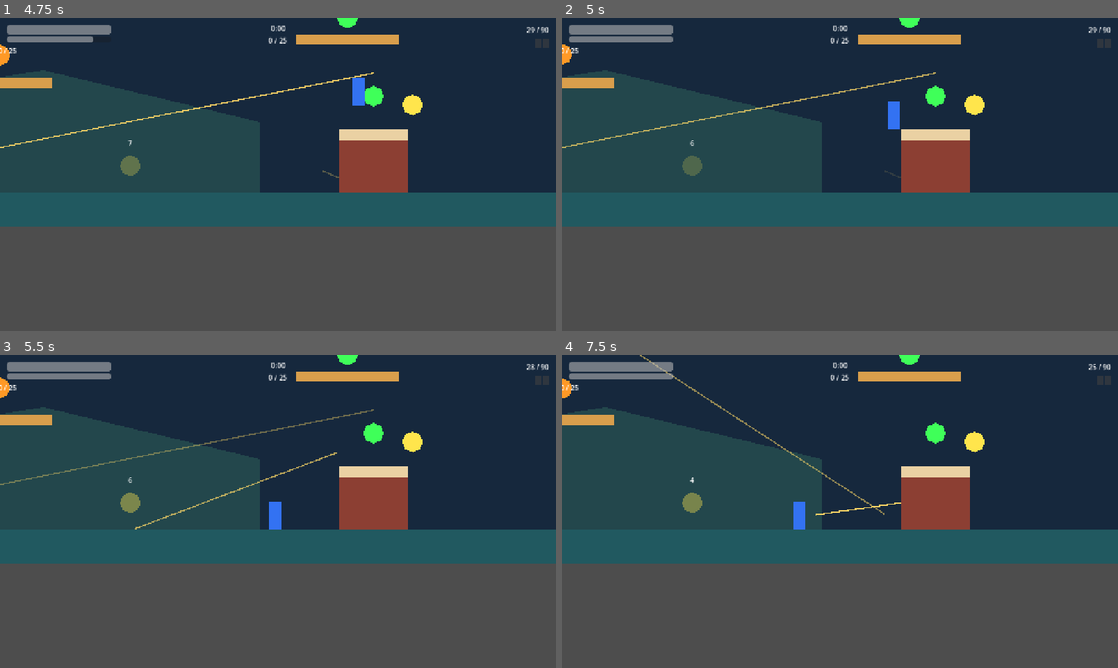
Above: before the commit, frames 1-4 (two rows, left to right).
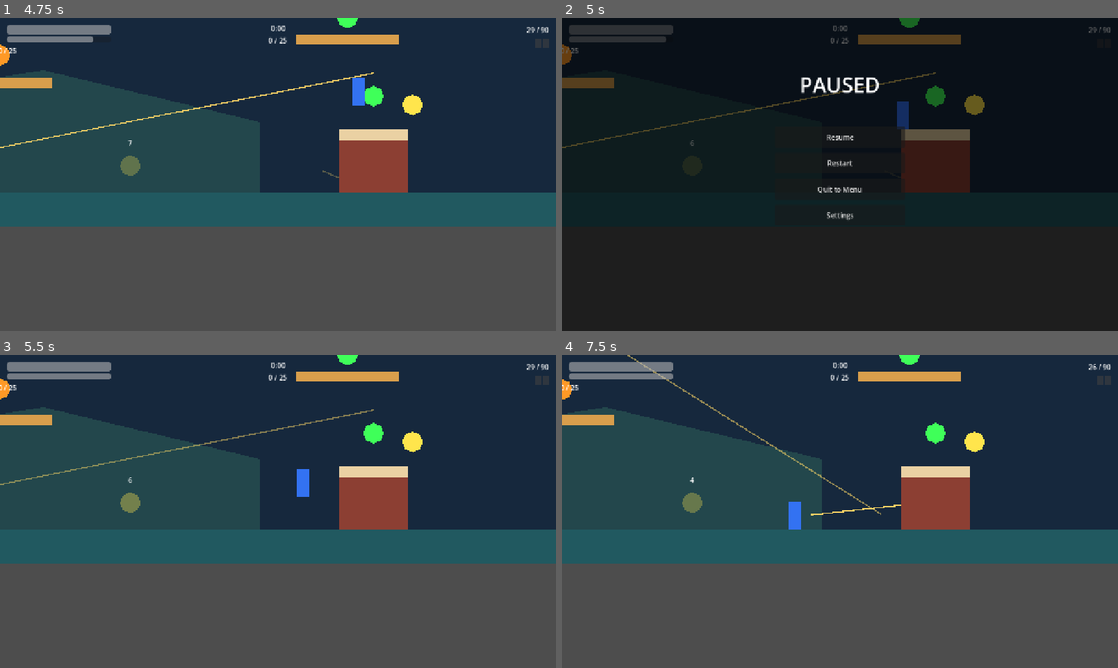
Above: after the commit, the same moments.

Repository: techafreshh/jetpack
Game: Godot game, scene res://scenes/match.tscn
Same seed, same stepped clock (60 frames per second), same inputs: the game is played once before the commit and once after it. This scene is started directly instead of the project's main scene.
Inputs (mouse positions are in pixels of both pictures, inside the frame that each line leads up to):
- Up to frame 1 (4.75 s): tap Enter at 0.5 s; move the mouse to (400, 158) at 0.52 s; press the mouse at (400, 158) at 0.53 s; hold D (move_right) 0.53-2.03 s; tap W at 0.77, 1.52, 3.02, 3.77, 4.52 s; tap G (throw_grenade) at 0.8, 1.35, 2.3, 3.8 s; move the mouse to (166, 190) at 1.27 s; release the mouse at (166, 190) at 1.28 s; click (166, 190) at 1.55 s; move the mouse to (333, 105) at 2.02 s; hold A (move_left) 2.03-2.78 s; hold S (crouch) 2.03-2.78 s; click (333, 105) at 2.17 s; move the mouse to (250, 237) at 2.77 s; hold D (move_right) 2.78-4.28 s; click (250, 237) at 2.85 s; move the mouse to (444, 221) at 3.52 s; hold Space (fly) 3.53-4.28 s; click (444, 221) at 3.67 s; tap R (reload) at 4.15 s; move the mouse to (111, 127) at 4.27 s; hold A (move_left) from 4.28 s (still down); tap 1 (slot_1) at 4.35 s; click (111, 127) at 4.55 s
- Up to frame 2 (5 s): keep holding A (move_left); tap Escape (ui_cancel) at 4.9 s
- Up to frame 3 (5.5 s): release A (move_left) at 5 s; click (278, 473) at 5 s, where only the run after the commit has a clickable "Resume"
- Up to frame 4 (7.5 s): move the mouse to (867, 511) at 5.77 s; hold D (move_right) 5.78-6.53 s; tap 2 (slot_2) at 5.85 s; click (867, 511) at 5.92 s; tap G (throw_grenade) at 6.05 s; move the mouse to (756, 433) at 6.52 s; hold A (move_left) from 6.53 s (still down); tap 3 (slot_3) at 6.6 s; tap W at 6.77 s; click (756, 433) at 6.8 s; move the mouse to (962, 495) at 7.27 s; tap 4 (slot_4) at 7.35 s; click (962, 495) at 7.42 s

Frame 1 is identical in both runs. In frame 2, 100% of the frame differs, in the area x 0-100%, y 0-100%; in frame 3, 0.6%; in frame 4, 0.7%.

Commit message:
Pause menu with hold-to-confirm restart and quit plus settings entry
- HoldButton (scripts/ui/hold_button.gd): Button subclass accumulating
  progress 0->1 over hold_time (1.0s) in _process, emitting confirmed once;
  short taps reset to 0. process_mode ALWAYS so holds fill while paused.
- Pause overlay (scenes/ui/pause.tscn + scripts/ui/pause.gd): CanvasLayer
  dim/title/Resume/Restart/Quit-to-Menu/Settings plus hidden SettingsPanel
  placeholder; Esc (ui_cancel or KEY_ESCAPE) toggles; restart drives
  MatchManager.rematch() then unpauses; quit unpauses and changes to
  main_menu.tscn; holds latch at 1.0 and reset on next open.
- Main menu (scenes/main_menu.tscn + scripts/ui/main_menu.gd): Title and
  Play button back to match.tscn; unpauses on ready.
- match.tscn seats Pause; match.gd _ready forces paused=false and hides Pause.
- tests/test_pause.gd: 66 headless checks (pause flag + visibility, 1.0s
  hold confirms and zeroes scores, 0.2s tap preserves kills, quit lands in
  main_menu.tscn unpaused, resume mutates nothing, match seating).

Diff:
--- /dev/null
+++ b/jetpack/scenes/main_menu.tscn
@@ -0,0 +1,36 @@
+[gd_scene load_steps=2 format=3]
+
+[ext_resource type="Script" path="res://scripts/ui/main_menu.gd" id="1"]
+
+[node name="MainMenu" type="Control"]
+anchors_preset = 15
+anchor_right = 1.0
+anchor_bottom = 1.0
+grow_horizontal = 2
+grow_vertical = 2
+script = ExtResource("1")
+
+[node name="Title" type="Label" parent="."]
+anchor_left = 0.5
+anchor_top = 0.3
+anchor_right = 0.5
+anchor_bottom = 0.3
+offset_left = -300.0
+offset_top = -40.0
+offset_right = 300.0
+offset_bottom = 40.0
+mouse_filter = 2
+theme_override_font_sizes/font_size = 56
+text = "JETPACK ARENA"
+horizontal_alignment = 1
+
+[node name="PlayButton" type="Button" parent="."]
+anchor_left = 0.5
+anchor_top = 0.55
+anchor_right = 0.5
+anchor_bottom = 0.55
+offset_left = -150.0
+offset_top = -24.0
+offset_right = 150.0
+offset_bottom = 24.0
+text = "Play"
--- a/jetpack/scenes/match.tscn
+++ b/jetpack/scenes/match.tscn
@@ -7,6 +7,7 @@
 [ext_resource type="Script" path="res://scripts/match/match_manager.gd" id="5"]
 [ext_resource type="PackedScene" path="res://scenes/ui/hud.tscn" id="6"]
 [ext_resource type="PackedScene" path="res://scenes/ui/standings.tscn" id="7"]
+[ext_resource type="PackedScene" path="res://scenes/ui/pause.tscn" id="8"]
 
 [node name="Match" type="Node2D"]
 script = ExtResource("1")
@@ -42,3 +43,5 @@
 [node name="hud" parent="." instance=ExtResource("6")]
 
 [node name="Standings" parent="." instance=ExtResource("7")]
+
+[node name="Pause" parent="." instance=ExtResource("8")]
--- /dev/null
+++ b/jetpack/scenes/ui/pause.tscn
@@ -0,0 +1,133 @@
+[gd_scene load_steps=3 format=3]
+
+[ext_resource type="Script" path="res://scripts/ui/pause.gd" id="1"]
+[ext_resource type="Script" path="res://scripts/ui/hold_button.gd" id="2"]
+
+[node name="Pause" type="CanvasLayer" groups=["pause_menu"]]
+visible = false
+process_mode = 3
+script = ExtResource("1")
+
+[node name="Dim" type="ColorRect" parent="."]
+anchor_right = 1.0
+anchor_bottom = 1.0
+grow_horizontal = 2
+grow_vertical = 2
+mouse_filter = 2
+color = Color(0, 0, 0, 0.6)
+
+[node name="Title" type="Label" parent="."]
+anchor_left = 0.5
+anchor_right = 0.5
+offset_left = -200.0
+offset_top = 120.0
+offset_right = 200.0
+offset_bottom = 180.0
+mouse_filter = 2
+theme_override_font_sizes/font_size = 48
+text = "PAUSED"
+horizontal_alignment = 1
+
+[node name="Menu" type="VBoxContainer" parent="."]
+anchor_left = 0.5
+anchor_top = 0.5
+anchor_right = 0.5
+anchor_bottom = 0.5
+offset_left = -150.0
+offset_top = -110.0
+offset_right = 150.0
+offset_bottom = 130.0
+mouse_filter = 2
+theme_override_constants/separation = 12
+
+[node name="ResumeButton" type="Button" parent="Menu"]
+process_mode = 3
+custom_minimum_size = Vector2(300, 48)
+text = "Resume"
+
+[node name="RestartButton" type="Button" parent="Menu"]
+process_mode = 3
+custom_minimum_size = Vector2(300, 48)
+script = ExtResource("2")
+text = "Restart"
+
+[node name="Fill" type="ColorRect" parent="Menu/RestartButton"]
+anchor_right = 0.0
+anchor_bottom = 1.0
+grow_horizontal = 2
+grow_vertical = 2
+mouse_filter = 2
+color = Color(1, 0.8, 0.2, 0.35)
+
+[node name="QuitButton" type="Button" parent="Menu"]
+process_mode = 3
+custom_minimum_size = Vector2(300, 48)
+script = ExtResource("2")
+text = "Quit to Menu"
+
+[node name="Fill" type="ColorRect" parent="Menu/QuitButton"]
+anchor_right = 0.0
+anchor_bottom = 1.0
+grow_horizontal = 2
+grow_vertical = 2
+mouse_filter = 2
+color = Color(1, 0.8, 0.2, 0.35)
+
+[node name="SettingsButton" type="Button" parent="Menu"]
+process_mode = 3
+custom_minimum_size = Vector2(300, 48)
+text = "Settings"
+
+[node name="SettingsPanel" type="Control" parent="."]
+visible = false
+anchor_left = 0.5
+anchor_top = 0.5
+anchor_right = 0.5
+anchor_bottom = 0.5
+offset_left = -180.0
+offset_top = -140.0
+offset_right = 180.0
+offset_bottom = 140.0
+
+[node name="SettingsTitle" type="Label" parent="SettingsPanel"]
+anchor_left = 0.5
+anchor_right = 0.5
+offset_left = -180.0
+offset_top = 0.0
+offset_right = 180.0
+offset_bottom = 36.0
+mouse_filter = 2
+theme_override_font_sizes/font_size = 28
+text = "SETTINGS"
+horizontal_alignment = 1
+
+[node name="VolumeSlider" type="HSlider" parent="SettingsPanel"]
+process_mode = 3
+anchor_left = 0.5
+anchor_right = 0.5
+offset_left = -140.0
+offset_top = 60.0
+offset_right = 140.0
+offset_bottom = 84.0
+max_value = 100.0
+value = 80.0
+
+[node name="FlashCheck" type="CheckButton" parent="SettingsPanel"]
+process_mode = 3
+anchor_left = 0.5
+anchor_right = 0.5
+offset_left = -140.0
+offset_top = 100.0
+offset_right = 140.0
+offset_bottom = 132.0
+text = "Reduced Flash"
+
+[node name="BackButton" type="Button" parent="SettingsPanel"]
+process_mode = 3
+anchor_left = 0.5
+anchor_right = 0.5
+offset_left = -140.0
+offset_top = 156.0
+offset_right = 140.0
+offset_bottom = 200.0
+text = "Back"
--- a/jetpack/scripts/match.gd
+++ b/jetpack/scripts/match.gd
@@ -25,6 +25,10 @@
 
 
 func _ready() -> void:
+	get_tree().paused = false
+	var pause_menu := get_node_or_null("Pause")
+	if pause_menu != null:
+		pause_menu.visible = false
 	_spawner = Spawner.new()
 	add_child(_spawner)
 	_manager = get_node_or_null("MatchManager") as MatchManager
--- /dev/null
+++ b/jetpack/scripts/ui/hold_button.gd
@@ -0,0 +1,66 @@
+class_name HoldButton
+extends Button
+## Press-and-hold confirm button: accumulates probe-readable `progress`
+## 0.0->1.0 in _process(delta) while pressed and emits `confirmed` once at
+## 1.0. A short tap released before 1.0 resets progress to 0.0 and emits
+## nothing, so mid-fight taps cannot wipe match progress. The visual
+## fill-ring is the `Fill` ColorRect child whose width mirrors progress.
+## Frame-rate independent: progress advances delta / hold_time per tick and
+## needs no Timer child. process_mode is ALWAYS so the hold still fills
+## while the tree is paused (pause menu use).
+
+## Seconds of continuous press required to confirm.
+@export var hold_time := 1.0
+## Probe-readable fill-ring state, 0.0..1.0.
+var progress := 0.0
+## True while the press is held down.
+var holding := false
+
+## Emitted exactly once per completed hold.
+signal confirmed
+
+var _emitted := false
+
+
+func _ready() -> void:
+	process_mode = Node.PROCESS_MODE_ALWAYS
+	hold_time = maxf(hold_time, 0.001)
+	if not is_connected("button_down", begin_hold):
+		connect("button_down", begin_hold)
+	if not is_connected("button_up", release_hold):
+		connect("button_up", release_hold)
+	_mirror_fill()
+
+
+func _process(delta: float) -> void:
+	if not holding or _emitted:
+		return
+	progress = clampf(progress + delta / maxf(hold_time, 0.001), 0.0, 1.0)
+	_mirror_fill()
+	if progress >= 1.0:
+		_emitted = true
+		confirmed.emit()
+
+
+func begin_hold() -> void:
+	holding = true
+
+
+func release_hold() -> void:
+	reset_hold()
+
+
+## Clears the hold state; used by release and by the pause menu after a
+## confirmed restart/quit so the next open starts empty.
+func reset_hold() -> void:
+	holding = false
+	_emitted = false
+	progress = 0.0
+	_mirror_fill()
+
+
+func _mirror_fill() -> void:
+	var fill := get_node_or_null("Fill") as Control
+	if fill == null:
+		return
+	fill.anchor_right = clampf(progress, 0.0, 1.0)
--- /dev/null
+++ b/jetpack/scripts/ui/main_menu.gd
@@ -0,0 +1,24 @@
+extends Control
+## Minimal menu landing scene for pause Quit-to-menu. Unpauses on ready
+## (quit leaves the tree paused behind it) and returns to the match via
+## PlayButton. All node access is get_node_or_null guarded so a bare
+## instance never errors.
+
+const MATCH_SCENE := "res://scenes/match.tscn"
+
+
+func _ready() -> void:
+	var tree := get_tree()
+	if tree != null:
+		tree.paused = false
+	var play := get_node_or_null("PlayButton") as BaseButton
+	if play != null and not play.is_connected("pressed", _on_play):
+		play.connect("pressed", _on_play)
+
+
+func _on_play() -> void:
+	var tree := get_tree()
+	if tree == null:
+		return
+	tree.paused = false
+	tree.change_scene_to_file(MATCH_SCENE)
--- /dev/null
+++ b/jetpack/scripts/ui/pause.gd
@@ -0,0 +1,139 @@
+class_name PauseMenu
+extends CanvasLayer
+## Esc pause overlay: freezes the sim behind a Resume / hold-to-confirm
+## Restart / hold-to-confirm Quit-to-menu / Settings menu. Show sets
+## get_tree().paused = true; resume restores exactly (zero score/clock
+## writes). Restart drives the repo's MatchManager.rematch() contract
+## (zeroes scores, restores the clock, returns to countdown) and unpauses;
+## Quit unpauses then changes to res://scenes/main_menu.tscn. Every node
+## access is get_node_or_null guarded so a bare PauseMenu.new() never
+## errors, mirroring the hud.gd guarded style.
+
+const MAIN_MENU_SCENE := "res://scenes/main_menu.tscn"
+
+
+func _ready() -> void:
+	process_mode = Node.PROCESS_MODE_ALWAYS
+	visible = false
+	_hide_settings()
+	_connect_button("Menu/ResumeButton", resume_game)
+	_connect_hold("Menu/RestartButton", _on_restart)
+	_connect_hold("Menu/QuitButton", _on_quit)
+	_connect_button("Menu/SettingsButton", toggle_settings)
+	_connect_button("SettingsPanel/BackButton", _hide_settings)
+
+
+func _unhandled_input(event: InputEvent) -> void:
+	if event.is_action_pressed("ui_cancel"):
+		toggle_pause()
+		get_viewport().set_input_as_handled()
+		return
+	if event is InputEventKey and (event as InputEventKey).pressed and not (event as InputEventKey).echo:
+		if (event as InputEventKey).physical_keycode == KEY_ESCAPE or (event as InputEventKey).keycode == KEY_ESCAPE:
+			toggle_pause()
+			get_viewport().set_input_as_handled()
+
+
+## Esc-equivalent entry point; probes drive this instead of real input.
+func toggle_pause() -> void:
+	if visible and get_tree() != null and get_tree().paused:
+		resume_game()
+	else:
+		show_pause()
+
+
+func show_pause() -> void:
+	var tree := get_tree()
+	if tree != null:
+		tree.paused = true
+	visible = true
+	_reset_holds()
+
+
+func resume_game() -> void:
+	var tree := get_tree()
+	if tree != null:
+		tree.paused = false
+	visible = false
+
+
+func toggle_settings() -> void:
+	var panel := get_node_or_null("SettingsPanel") as Control
+	if panel == null:
+		return
+	panel.visible = not panel.visible
+
+
+func _on_restart() -> void:
+	var manager := _find_manager()
+	if manager != null and manager.has_method("rematch"):
+		manager.call("rematch")
+	elif get_tree() != null:
+		get_tree().reload_current_scene()
+	# Leave the confirming hold latched at 1.0 so a post-hold progress read
+	# still observes the completed ring; show_pause resets on next open.
+	resume_game()
+
+
+func _on_quit() -> void:
+	var tree := get_tree()
+	if tree == null:
+		return
+	tree.paused = false
+	visible = false
+	tree.change_scene_to_file(MAIN_MENU_SCENE)
+
+
+func _find_manager() -> Node:
+	var parent := get_parent()
+	if parent != null:
+		if parent.get("time_left") != null:
+			return parent
+		for child in parent.get_children():
+			if child == self:
+				continue
+			if not (child is Node):
+				continue
+			var n := child as Node
+			if n.get("time_left") != null:
+				return n
+			if n.has_method("rematch"):
+				return n
+	var tree := get_tree()
+	if tree != null:
+		for node in tree.get_nodes_in_group("match_manager"):
+			return node as Node
+		if tree.current_scene != null and tree.current_scene != self:
+			if tree.current_scene.get("time_left") != null:
+				return tree.current_scene
+	return null
+
+
+func _connect_button(path: String, method: Callable) -> void:
+	var button := get_node_or_null(path) as BaseButton
+	if button == null:
+		return
+	if not button.is_connected("pressed", method):
+		button.connect("pressed", method)
+
+
+func _connect_hold(path: String, method: Callable) -> void:
+	var button := get_node_or_null(path) as BaseButton
+	if button == null:
+		return
+	if button.has_signal("confirmed"):
+		if not button.is_connected("confirmed", method):
+			button.connect("confirmed", method)
+
+
+func _reset_holds() -> void:
+	for path in ["Menu/RestartButton", "Menu/QuitButton"]:
+		var button := get_node_or_null(path) as Node
+		if button != null and button.has_method("reset_hold"):
+			button.call("reset_hold")
+
+
+func _hide_settings() -> void:
+	var panel := get_node_or_null("SettingsPanel") as Control
+	if panel != null:
+		panel.visible = false
--- /dev/null
+++ b/jetpack/tests/test_pause.gd
@@ -0,0 +1,202 @@
+extends SceneTree
+## Headless behavior proof for the pause menu: overlay seating, pause-flag
+## plus visibility on toggle, hold-1.0 confirm vs 0.2s tap, restart zeroing
+## scores, quit landing in main_menu.tscn unpaused, and match.tscn seating.
+## Run: godot --headless --path jetpack --script res://tests/test_pause.gd
+
+var passed := 0
+var failed := 0
+
+
+func _initialize() -> void:
+	await run_tests()
+	print("Results: %d passed, %d failed" % [passed, failed])
+	quit(1 if failed > 0 else 0)
+
+
+func check(cond: bool, label: String) -> void:
+	if cond:
+		passed += 1
+	else:
+		failed += 1
+		push_error("FAIL " + label)
+
+
+func check_close(actual: float, expected: float, tol: float, label: String) -> void:
+	check(absf(actual - expected) <= tol, "%s (expected ~%f, got %f)" % [label, expected, actual])
+
+
+func wait_physics(n: int) -> void:
+	for i in n:
+		await physics_frame
+
+
+## Deterministic hold driver: real _process delta is wall-clock noise in
+## headless runs, so inject fixed 60 Hz steps directly (the method is the
+## contract; the engine calls it with the same delta live).
+func drive_hold(button: Node, seconds: float) -> void:
+	var steps := int(ceil(seconds * 60.0))
+	for i in steps:
+		button.call("_process", 1.0 / 60.0)
+		if i % 15 == 14:
+			await process_frame
+
+
+func run_tests() -> void:
+	await process_frame
+
+	# (a) pause.tscn loads with the acceptance node names and hold wiring.
+	var packed := load("res://scenes/ui/pause.tscn") as PackedScene
+	check(packed != null, "pause.tscn loads as PackedScene")
+	if packed == null:
+		return
+	var pause := packed.instantiate() as CanvasLayer
+	check(pause != null, "pause.tscn instantiates CanvasLayer")
+	if pause == null:
+		return
+	check(pause.name == "Pause", "pause root is named Pause (got %s)" % pause.name)
+	check(pause.is_in_group("pause_menu"), "pause root is in group pause_menu")
+	for child in ["ResumeButton", "RestartButton", "QuitButton", "SettingsButton", "SettingsPanel"]:
+		check(pause.get_node_or_null("Menu/" + child) != null or pause.get_node_or_null(child) != null, "pause exposes %s" % child)
+	var resume := pause.get_node_or_null("Menu/ResumeButton")
+	var restart := pause.get_node_or_null("Menu/RestartButton")
+	var quit_b := pause.get_node_or_null("Menu/QuitButton")
+	var settings := pause.get_node_or_null("Menu/SettingsButton")
+	check(resume != null and (resume as Button).text == "Resume", "ResumeButton reads Resume")
+	check(restart != null and (restart as Button).text == "Restart", "RestartButton reads Restart")
+	check(quit_b != null and (quit_b as Button).text == "Quit to Menu", "QuitButton reads Quit to Menu")
+	check(settings != null and (settings as Button).text == "Settings", "SettingsButton reads Settings")
+	for path in ["Menu/RestartButton", "Menu/QuitButton"]:
+		var hold := pause.get_node_or_null(path)
+		check(hold != null and hold.get("hold_time") != null, "%s exposes hold_time" % path)
+		check(hold != null and hold.get("progress") != null, "%s exposes progress" % path)
+		if hold != null:
+			check_close(float(hold.get("hold_time")), 1.0, 0.001, "%s hold_time is 1.0s" % path)
+			check_close(float(hold.get("progress")), 0.0, 0.001, "%s progress starts at 0.0" % path)
+		check(hold != null and (hold as Node).process_mode == Node.PROCESS_MODE_ALWAYS, "%s is process_mode ALWAYS" % path)
+		check(hold != null and hold.get_node_or_null("Fill") != null, "%s owns Fill ring" % path)
+	var panel := pause.get_node_or_null("SettingsPanel") as Control
+	check(panel != null and not panel.visible, "SettingsPanel starts hidden")
+	check(panel != null and panel.get_node_or_null("BackButton") != null, "SettingsPanel exposes BackButton")
+	root.add_child(pause)
+	await process_frame
+	await process_frame
+	check(not pause.visible, "pause overlay starts hidden")
+	paused = false
+	# Button wiring end to end via pressed emission.
+	var settings_btn := pause.get_node_or_null("Menu/SettingsButton") as BaseButton
+	settings_btn.emit_signal("pressed")
+	check(panel.visible, "SettingsButton opens SettingsPanel")
+	var back_btn := pause.get_node_or_null("SettingsPanel/BackButton") as BaseButton
+	back_btn.emit_signal("pressed")
+	check(not panel.visible, "BackButton closes SettingsPanel")
+	var resume_btn := pause.get_node_or_null("Menu/ResumeButton") as BaseButton
+	pause.call("show_pause")
+	check(paused and pause.visible, "show_pause before resume wiring check")
+	resume_btn.emit_signal("pressed")
+	check(not paused and not pause.visible, "ResumeButton resumes and hides overlay")
+
+	# (b) Toggle flips the pause flag and visibility; resume mutates nothing.
+	var mgr := MatchManager.new()
+	root.add_child(mgr)
+	await process_frame
+	await process_frame
+	mgr.register_kill("bot_a", "bot_x")
+	mgr.register_kill("bot_a", "bot_y")
+	var staged_time := float(mgr.get("time_left"))
+	check(pause.has_method("toggle_pause"), "pause exposes toggle_pause")
+	pause.call("show_pause")
+	check(paused, "show_pause sets get_tree().paused true")
+	check(pause.visible, "show_pause makes overlay visible")
+	await wait_physics(5)
+	check(paused, "tree stays paused under physics ticks")
+	pause.call("resume_game")
+	check(not paused, "resume_game clears get_tree().paused")
+	check(not pause.visible, "resume_game hides overlay")
+	check(mgr.score_for("bot_a") == 2, "pause cycle preserves staged kills (got %d)" % mgr.score_for("bot_a"))
+	check_close(float(mgr.get("time_left")), staged_time, 0.001, "pause cycle preserves clock")
+	# Esc-equivalent toggle flips both ways.
+	pause.call("toggle_pause")
+	check(paused and pause.visible, "toggle_pause pauses and shows")
+	pause.call("toggle_pause")
+	check(not paused and not pause.visible, "toggle_pause resumes and hides")
+
+	# (c) Full 1.0s hold confirms and zeroes scores; a 0.2s tap does not.
+	var confirms := [0]
+	var restart_btn := pause.get_node_or_null("Menu/RestartButton") as Node
+	restart_btn.connect("confirmed", func() -> void: confirms[0] += 1)
+	pause.call("show_pause")
+	restart_btn.call("begin_hold")
+	await drive_hold(restart_btn, 1.1)
+	check(float(restart_btn.get("progress")) >= 1.0, "1.0s hold reaches progress 1.0 (got %f)" % float(restart_btn.get("progress")))
+	check(confirms[0] == 1, "1.0s hold emits confirmed once (got %d)" % confirms[0])
+	check(mgr.score_for("bot_a") == 0, "restart zeroes scores (got %d)" % mgr.score_for("bot_a"))
+	check(mgr.match_state == "countdown", "restart returns manager to countdown")
+	check(not paused and not pause.visible, "restart unpauses and hides overlay")
+	# Short tap: stage fresh kills, hold 0.2s, release.
+	mgr.register_kill("bot_a", "bot_x")
+	mgr.register_kill("bot_a", "bot_y")
+	var taps := [0]
+	restart_btn.connect("confirmed", func() -> void: taps[0] += 100)
+	var before: int = confirms[0]
+	pause.call("show_pause")
+	restart_btn.call("begin_hold")
+	await drive_hold(restart_btn, 0.2)
+	restart_btn.call("release_hold")
+	check(float(restart_btn.get("progress")) < 1.0, "0.2s tap keeps progress below 1.0 (got %f)" % float(restart_btn.get("progress")))
+	check(confirms[0] == before, "0.2s tap emits no confirm")
+	check(mgr.score_for("bot_a") == 2, "0.2s tap leaves staged kills intact (got %d)" % mgr.score_for("bot_a"))
+	pause.call("resume_game")
+
+	# (d) Quit held to confirm lands in main_menu.tscn unpaused.
+	var quit_btn := pause.get_node_or_null("Menu/QuitButton") as Node
+	pause.call("show_pause")
+	check(paused, "quit test starts paused")
+	quit_btn.call("begin_hold")
+	await drive_hold(quit_btn, 1.1)
+	check(float(quit_btn.get("progress")) >= 1.0, "quit hold reaches progress 1.0 (got %f)" % float(quit_btn.get("progress")))
+	await process_frame
+	await process_frame
+	await process_frame
+	check(not paused, "quit clears get_tree().paused")
+	var current := current_scene
+	check(current != null, "quit leaves a current scene")
+	if current != null:
+		check(current.scene_file_path == "res://scenes/main_menu.tscn", "quit lands in main_menu.tscn (got %s)" % current.scene_file_path)
+		check(current.get_node_or_null("PlayButton") != null, "main menu exposes PlayButton")
+		var title := current.get_node_or_null("Title") as Label
+		check(title != null, "main menu exposes Title")
+		current.queue_free()
+		await process_frame
+	pause.queue_free()
+	mgr.queue_free()
+	await process_frame
+	paused = false
+
+	# (e) match.tscn seats Pause beside hud and Standings.
+	var match_packed := load("res://scenes/match.tscn") as PackedScene
+	check(match_packed != null, "match.tscn loads as PackedScene")
+	if match_packed == null:
+		return
+	var host := match_packed.instantiate() as Node2D
+	check(host != null, "match.tscn instantiates Node2D")
+	if host == null:
+		return
+	root.add_child(host)
+	await process_frame
+	await process_frame
+	await wait_physics(5)
+	var seated := host.get_node_or_null("Pause")
+	check(seated != null, "match seats Pause child")
+	check(host.get_node_or_null("hud") != null, "match still seats hud")
+	check(host.get_node_or_null("Standings") != null, "match still seats Standings")
+	if seated != null:
+		check(not (seated as CanvasLayer).visible, "seated Pause starts hidden")
+		check(not paused, "match ready leaves tree unpaused")
+		(seated as Node).call("toggle_pause")
+		check(paused and (seated as CanvasLayer).visible, "seated toggle pauses and shows")
+		(seated as Node).call("toggle_pause")
+		check(not paused and not (seated as CanvasLayer).visible, "seated toggle resumes and hides")
+	host.queue_free()
+	await process_frame
+	paused = false
Not shown: 1 places in jetpack/scenes/match.tscn that only renumber resources
Not shown, added: jetpack/scripts/ui/hold_button.gd.uid
Not shown, added: jetpack/scripts/ui/main_menu.gd.uid
Not shown, added: jetpack/scripts/ui/pause.gd.uid
Not shown, added: jetpack/tests/test_pause.gd.uid
